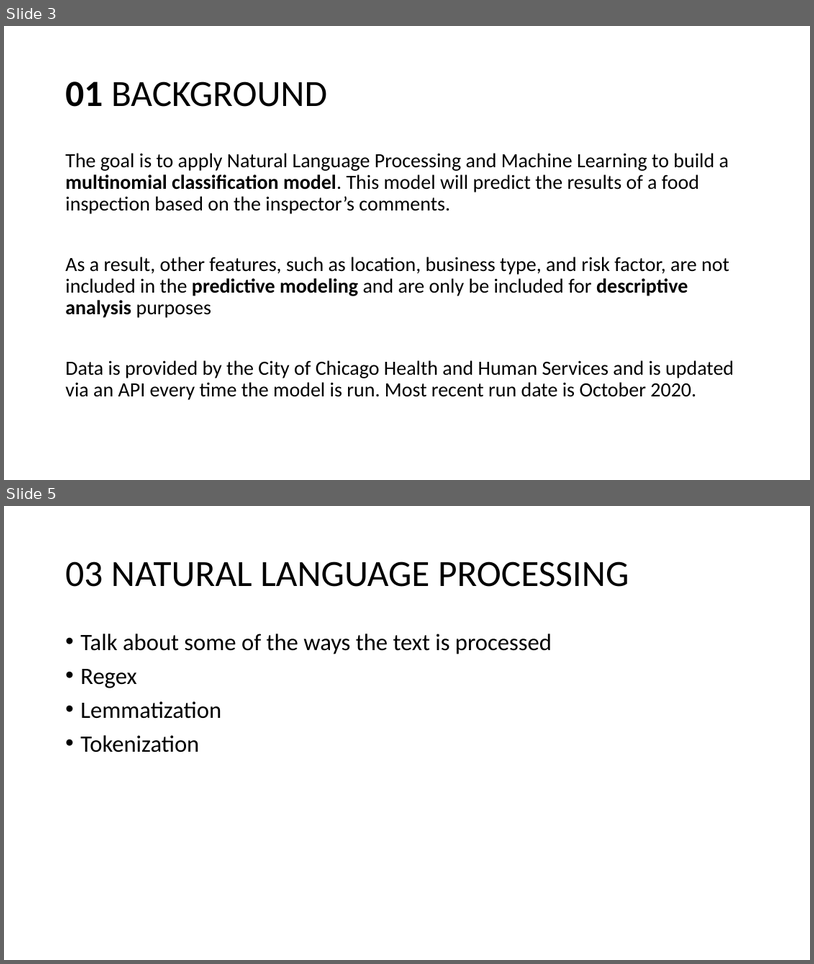
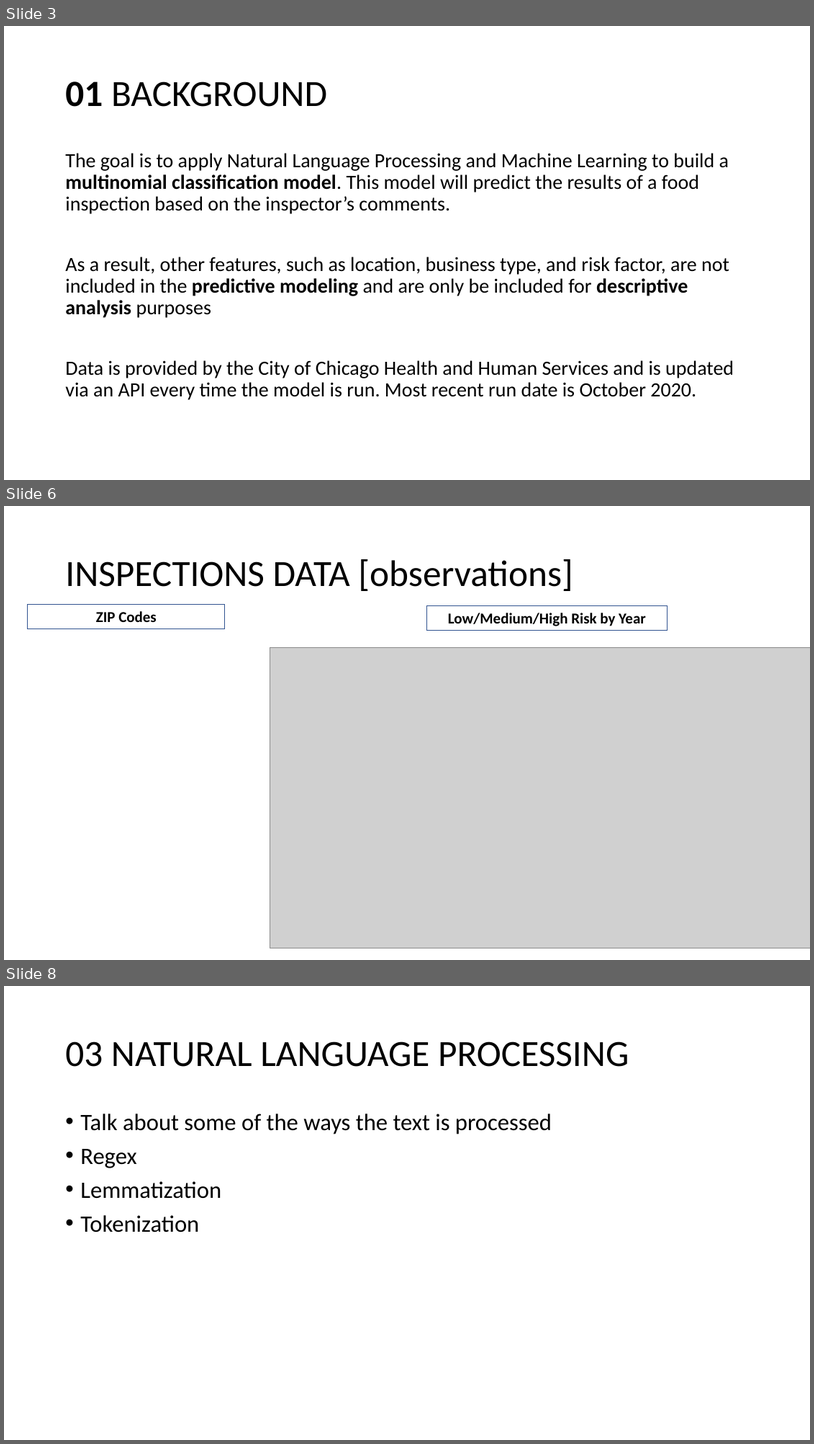
Before and after one commit to sstarkjr/NLP-food-safety-classification, a slide deck: Presentation.pptx. Shown one above the other, each under a label of ours: slides 3 and 5 before the commit, slides 3, 6 and 8 after it; the slides between them are not shown. The pictures are 814x964 and 814x1444 pixels, drawn with LibreOffice and Linux fonts; fonts in the diff are those of the drawing; grey boxes stand for pictures. Boxes give left, top, right and bottom in pixels: in the first picture for what was removed or moved away, otherwise in the second. Text is boxed around its words. In the diff, an @@ line names an element or a change of style, - is before the commit and + after.

```diff
--- a/Presentation.pptx
+++ b/Presentation.pptx
@@ slide 6 added at <box>4,506,810,960</box>, background #FFFFFF @@
@@ title added at <box>65,559,573,591</box>, 44 pt, text #000000 @@
+INSPECTIONS DATA [observations]
@@ rectangle added at <box>28,604,225,628</box>, outline #325491 0.75 pt, 18 pt, text #000000, bold @@
+ZIP Codes
@@ rectangle added at <box>427,606,668,630</box>, outline #325491 0.75 pt, 18 pt, text #000000, bold @@
+Low/Medium/High Risk by Year
@@ picture added at <box>270,647,810,947</box> @@
@@ what was slide 5 is now slide 8 @@
```
Also in this commit, not shown: 3 slides changed, 1 other slide added, 7 other files.
